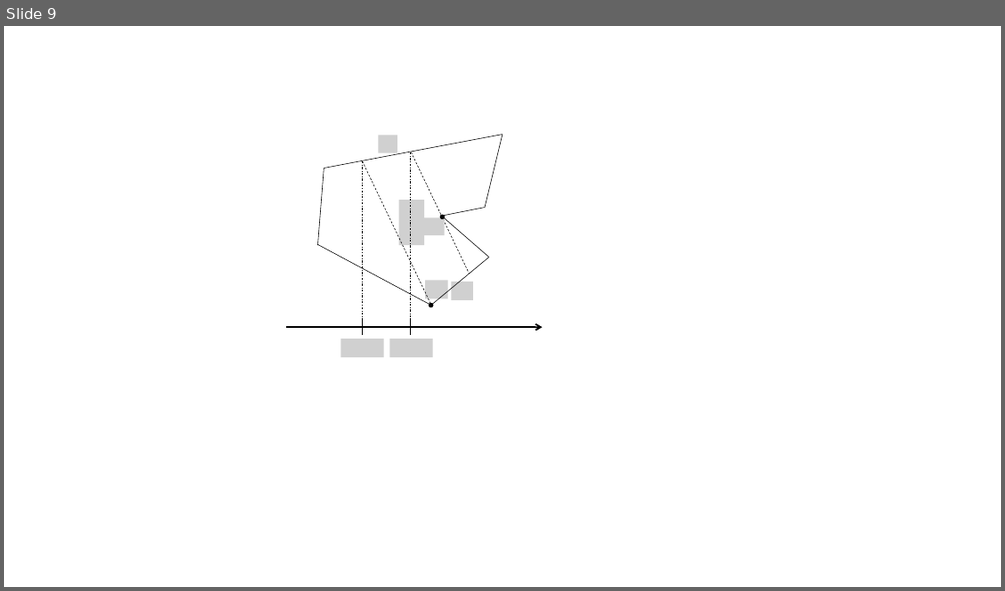
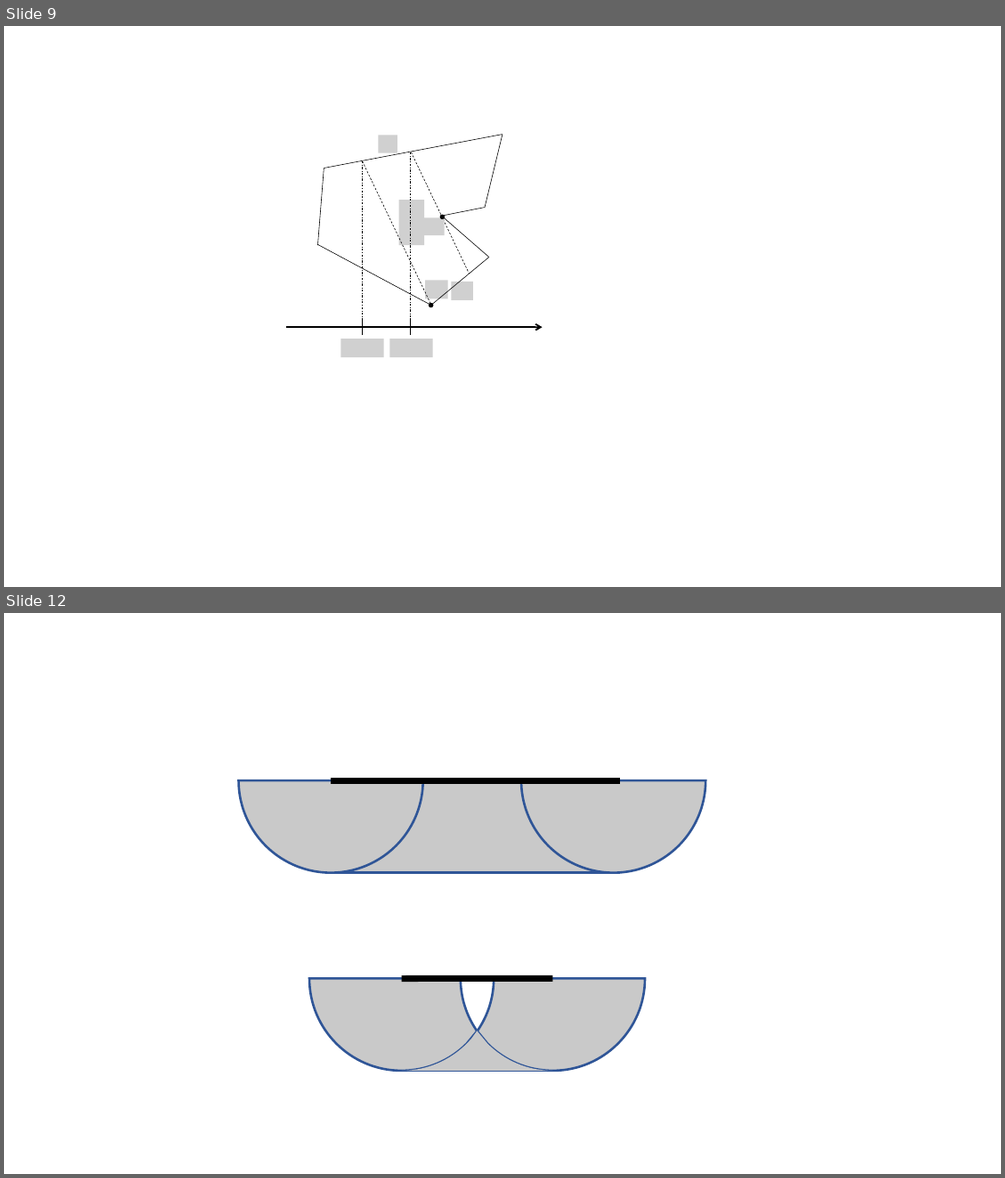
Before and after one commit to barakugav/FDML, a slide deck: figures.pptx. Shown one above the other, each under a label of ours: slide 9 before the commit, slides 9 and 12 after it; the slides between them are not shown. The pictures are 1005x591 and 1005x1178 pixels, drawn with LibreOffice and Linux fonts; fonts in the diff are those of the drawing; grey boxes stand for pictures; background and template pictures are left out. Boxes give left, top, right and bottom in pixels: in the first picture for what was removed or moved away, otherwise in the second. Text is boxed around its words. In the diff, an @@ line names an element or a change of style, - is before the commit and + after.

```diff
--- a/figures.pptx
+++ b/figures.pptx
@@ slide 12 added at (4,613,1001,1174), background #FFFFFF @@
@@ pie slice (boxed as its full ellipse) added at (239,689,423,873), fill #C9C9C9, outline #2F5597 2.25 pt @@
@@ pie slice (boxed as its full ellipse) added at (521,689,706,873), fill #C9C9C9, outline #2F5597 2.25 pt @@
@@ rectangle added at (331,780,619,873), fill #C9C9C9 @@
@@ line added from (331, 780) to (619, 780), #000000 6 pt @@
@@ line added from (331, 873) to (619, 873), #2F5597 2.25 pt @@
@@ freeform shape added at (309,979,645,1070), fill #C9C9C9, outline #2F5597 2.25 pt @@
@@ line added from (402, 979) to (553, 979), #000000 6 pt @@
@@ freeform shape added at (402,1031,553,1070), fill #C9C9C9 @@
@@ line added from (402, 1070) to (553, 1070), #2F5597 2.25 pt @@
```
Also in this commit, not shown: 8 other slides added, 1 other file.
